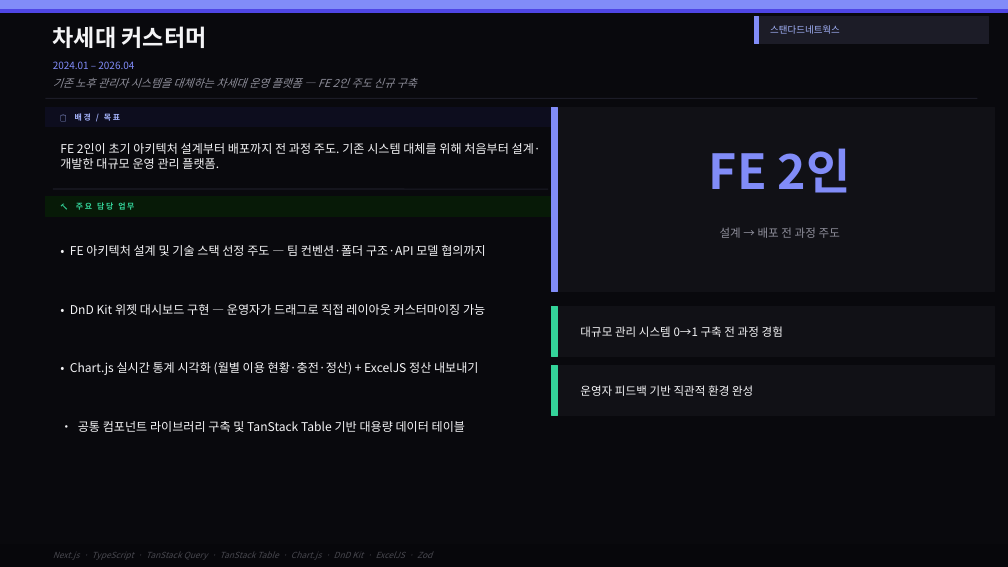
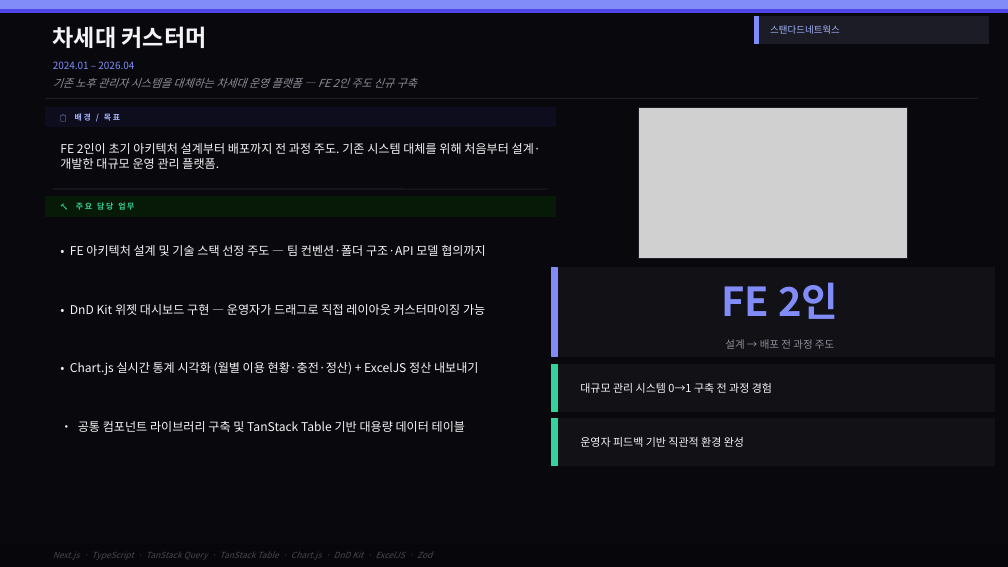
Before and after one commit to jinwonnnnnnn/jinwon-portfolio, a slide deck: slide 7 of apps/web/public/portfolio.pptx. Drawn at 1008x567 pixels with LibreOffice and Linux fonts; fonts in the diff are those of the drawing; grey boxes stand for pictures. Boxes give left, top, right and bottom in pixels: in the first picture for what was removed or moved away, otherwise in the second. Text is boxed around its words. In the diff, an @@ line names an element or a change of style, - is before the commit and + after.

```diff
--- a/apps/web/public/portfolio.pptx
+++ b/apps/web/public/portfolio.pptx
@@ rectangle removed at [552,107,557,292] @@
@@ rectangle: place and size @@
-rectangle at [552,107,994,292]
+rectangle at [639,107,908,259]
@@ rectangle at [639,107,908,259]: fill #111116 to none; outline #111116 1 pt to #1C1C27 1 pt @@
@@ picture added at [639,107,908,259] @@
@@ rectangle: place and size @@
-rectangle at [552,307,994,356]
+rectangle at [552,268,994,357]
@@ rectangle added at [552,268,557,357], fill #818CF8, outline #818CF8 1 pt @@
@@ text "FE 2인": place and size @@
-text "FE 2인" at [709,148,851,193]
+text "FE 2인" at [721,282,838,319]
@@ text "FE 2인" at [721,282,838,319]: size 46 to 38 pt @@
@@ text "설계 → 배포 전 과정 ...": place and size @@
-text "설계 → 배포 전 과정 ..." at [720,227,840,238]
+text "설계 → 배포 전 과정 ..." at [725,339,834,349]
@@ text "설계 → 배포 전 과정 ..." at [725,339,834,349]: size 11 to 10 pt @@
@@ rectangle: place and size @@
-rectangle at [552,366,994,415]
+rectangle at [552,364,994,411]
@@ rectangle: place and size @@
-rectangle at [552,366,557,415]
+rectangle at [552,364,557,411]
@@ text "대규모 관리 시스템 0→1 구축 ..." at [580,383,772,393]: size 11 to 10.5 pt @@
@@ text "대규모 관리 시스템 0→1 구축 ...": place and size @@
-text "대규모 관리 시스템 0→1 구축 ..." at [580,326,783,337]
+text "대규모 관리 시스템 0→1 구축 ..." at [580,383,772,393]
@@ rectangle: place and size @@
-rectangle at [552,307,557,356]
+rectangle at [552,419,557,466]
@@ rectangle added at [552,419,994,466], fill #111116, outline #111116 1 pt @@
@@ text "운영자 피드백 기반 직관적 환경 ...": place and size @@
-text "운영자 피드백 기반 직관적 환경 ..." at [580,385,753,396]
+text "운영자 피드백 기반 직관적 환경 ..." at [580,437,744,447]
@@ text "운영자 피드백 기반 직관적 환경 ..." at [580,437,744,447]: size 11 to 10.5 pt @@
```
Also in this commit, not shown: 5 other slides changed, 3 other files.
